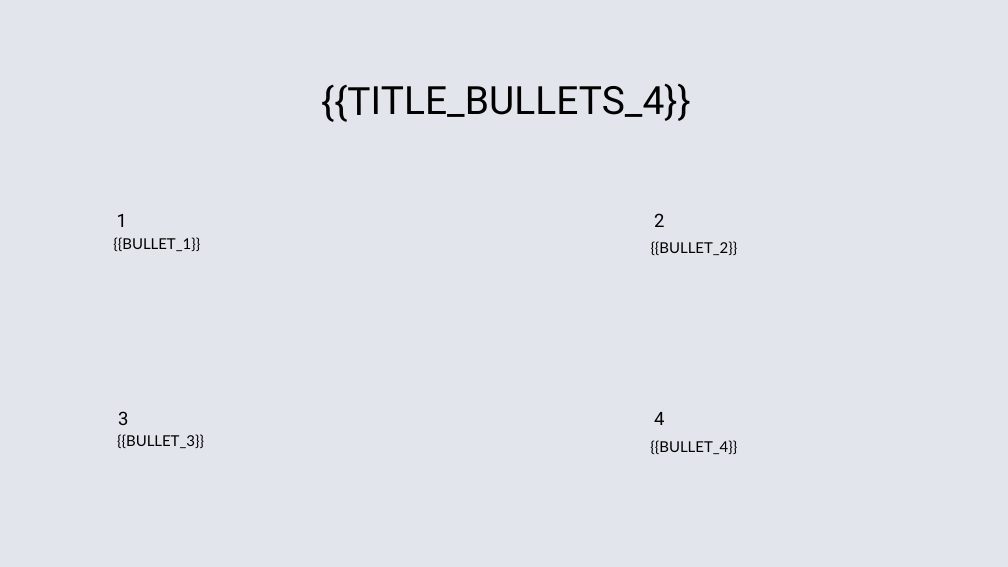
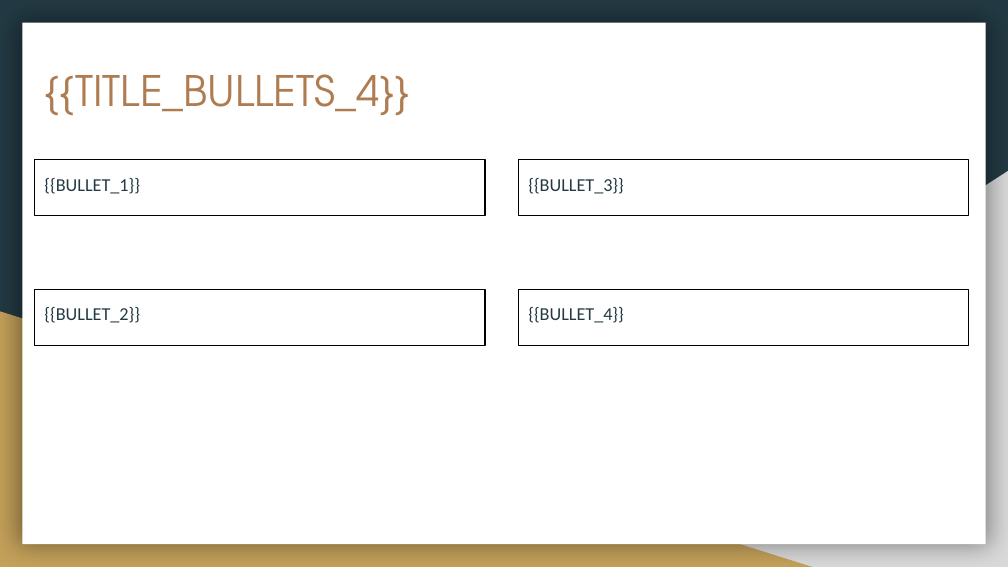
Before and after one commit to andreidiakov/Hack_Axenix_AI_presentation, a slide deck: slide 3 of template.pptx. Drawn at 1008x567 pixels with LibreOffice and Linux fonts; fonts in the diff are those of the drawing; background and template pictures are left out. Boxes give left, top, right and bottom in pixels: in the first picture for what was removed or moved away, otherwise in the second. Text is boxed around its words. In the diff, an @@ line names an element or a change of style, - is before the commit and + after.

```diff
--- a/template.pptx
+++ b/template.pptx
@@ background picture (left out) to #233A44 @@
@@ rectangle added at box(22, 23, 986, 544), fill #FFFFFF @@
@@ title "{{TITLE_BULLETS_4}}": place and size @@
-title "{{TITLE_BULLETS_4}}" at box(321, 83, 691, 122)
+title "{{TITLE_BULLETS_4}}" at box(44, 74, 410, 116)
@@ title "{{TITLE_BULLETS_4}}" at box(44, 74, 410, 116): size 27.8 to 30 pt, font Roboto to TeX Gyre Adventor, text colour #000000 to #AF7B51; alignment centre to left; line spacing 1.11 to 1; vertical alignment middle to top; rotation 359 to 0 degrees @@
@@ text "{{BULLET_1}}": place and size @@
-text "{{BULLET_1}}" at box(113, 237, 200, 251)
+text "{{BULLET_1}}" at box(34, 159, 485, 216)
@@ right triangle added at box(395, 171, 1008, 567), fill #D9D9D9 @@
@@ size 10.7 to 13 pt, font Lato to Calibri, text colour #000000 to #233A44; line spacing 1.03 to 1.15; more space between paragraphs; outline none to #000000 0.75 pt in 4 elements at box(34, 159, 485, 216), box(34, 289, 485, 346), box(518, 289, 969, 346), box(518, 159, 969, 216) @@
@@ text "{{BULLET_3}}": place and size @@
-text "{{BULLET_3}}" at box(117, 434, 204, 448)
+text "{{BULLET_3}}" at box(518, 159, 969, 216)
@@ text removed at box(117, 214, 127, 227) @@
-1
@@ text removed at box(654, 213, 664, 227) @@
-2
@@ text "{{BULLET_2}}": place and size @@
-text "{{BULLET_2}}" at box(651, 241, 738, 255)
+text "{{BULLET_2}}" at box(34, 289, 485, 346)
@@ text "{{BULLET_4}}": place and size @@
-text "{{BULLET_4}}" at box(650, 440, 737, 454)
+text "{{BULLET_4}}" at box(518, 289, 969, 346)
@@ right triangle added at box(0, 311, 812, 567), fill #C4A15A @@
@@ text removed at box(118, 411, 128, 425) @@
-3
@@ text removed at box(654, 412, 664, 425) @@
-4
```
Also in this commit, not shown: 8 other slides changed, 11 other files.
